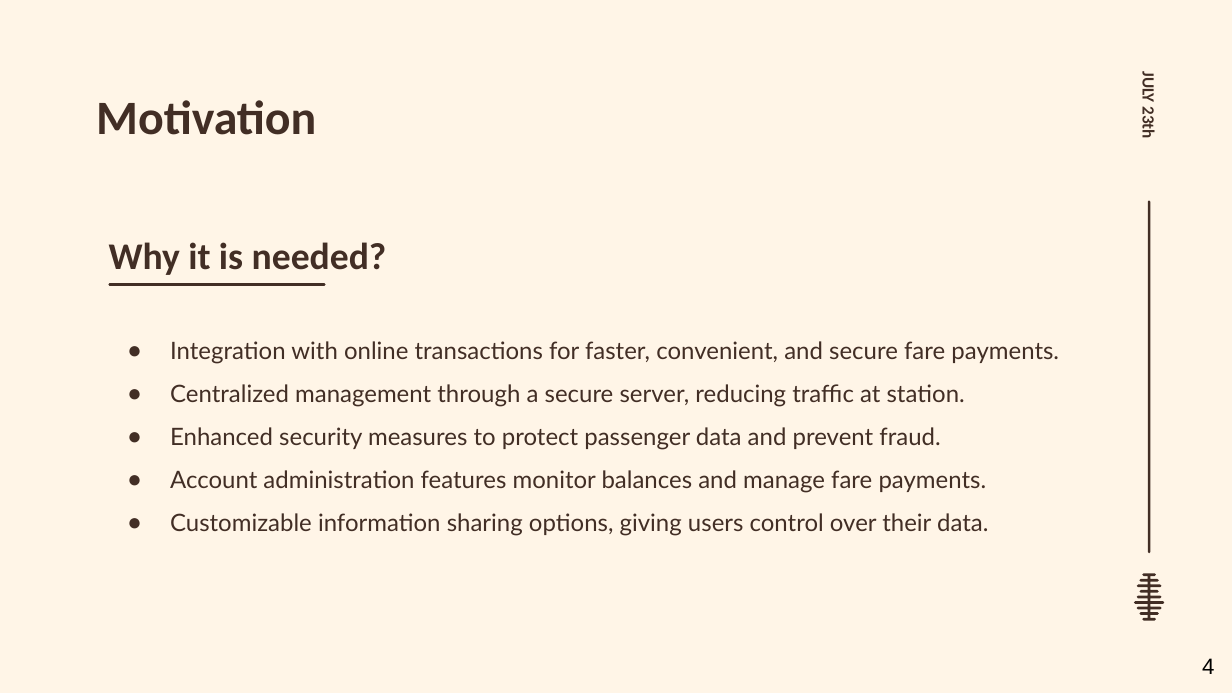
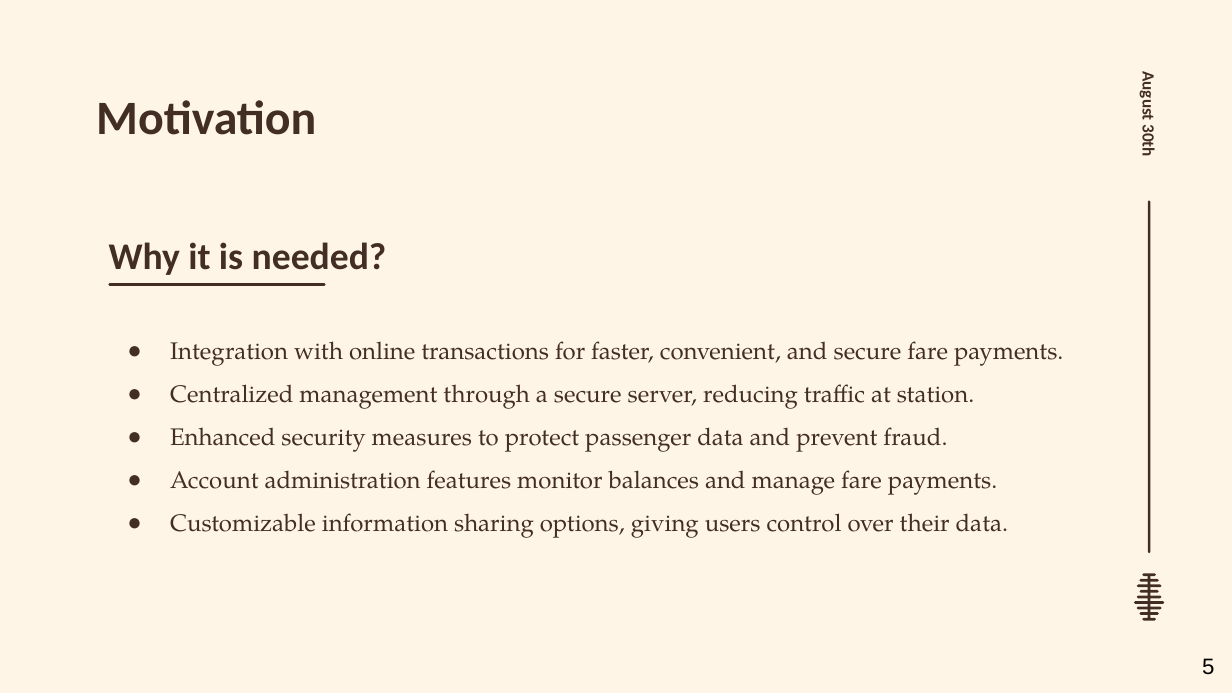
Before and after one commit to dot-ASH/metro-rail-smart-card-system, a slide deck: slide 5 of slide/Capstone.pptx (slide 4 before the commit). Drawn at 1232x693 pixels with LibreOffice and Linux fonts; fonts in the diff are those of the drawing; background and template pictures are left out. Boxes give left, top, right and bottom in pixels: in the first picture for what was removed or moved away, otherwise in the second. Text is boxed around its words. In the diff, an @@ line names an element or a change of style, - is before the commit and + after.

```diff
--- a/slide/Capstone.pptx
+++ b/slide/Capstone.pptx
@@ text at [1138, 75, 1159, 156]: text changed @@
-JULY 23th
+August 30th
@@ text "Integration with online transactions for ..." at [170, 341, 1063, 538]: font Lato to TeX Gyre Pagella @@
@@ page number at [1202, 658, 1214, 675]: text changed @@
-4
+5
```
Also in this commit, not shown: 8 other slides changed, 7 slides added, 1 slide removed, 9 other files.
